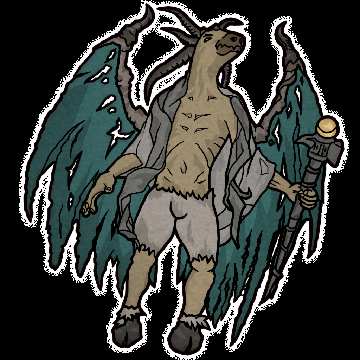
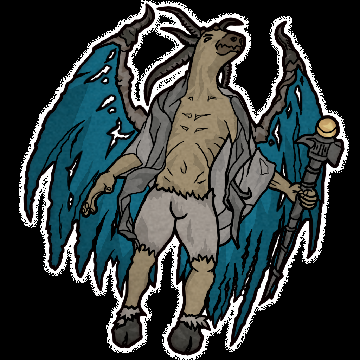
Comparing the layer stacks of the two 360 x 360 images. Changes:
pixels changed over [27, 42, 323, 338] (layer not identified)
